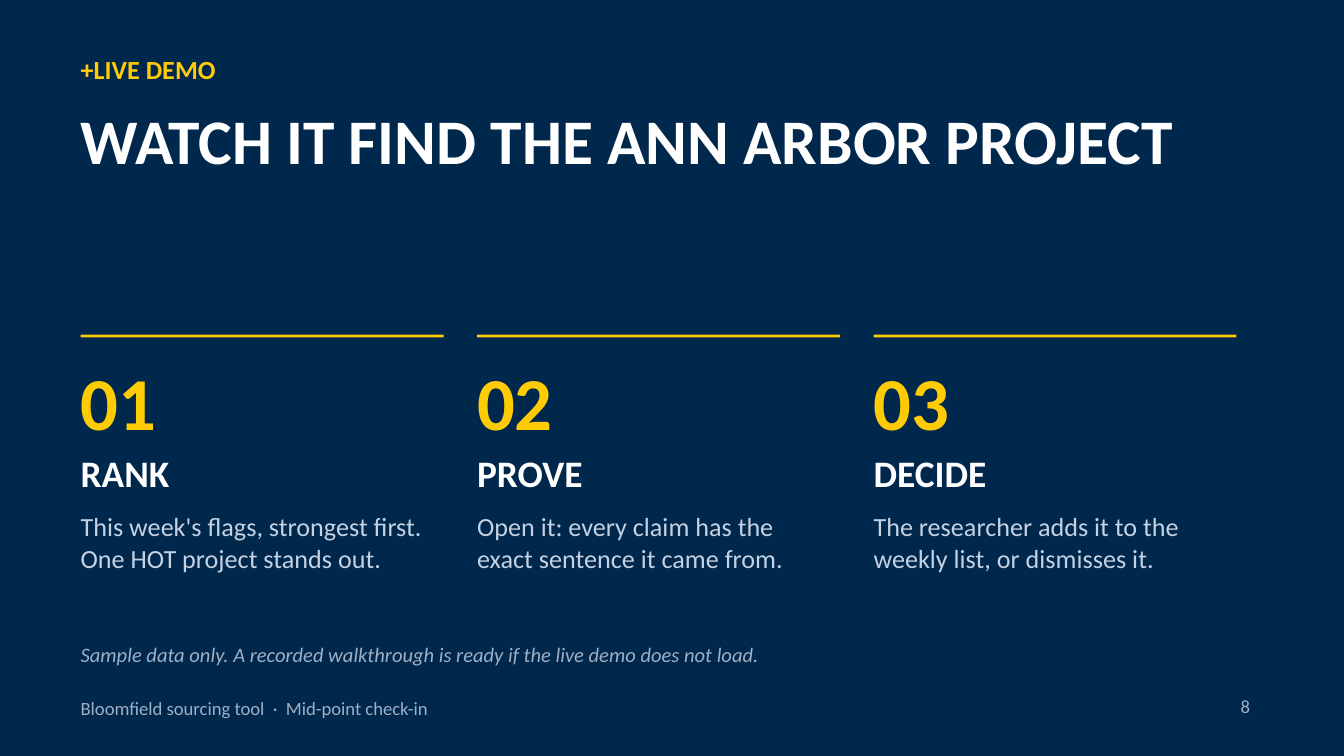
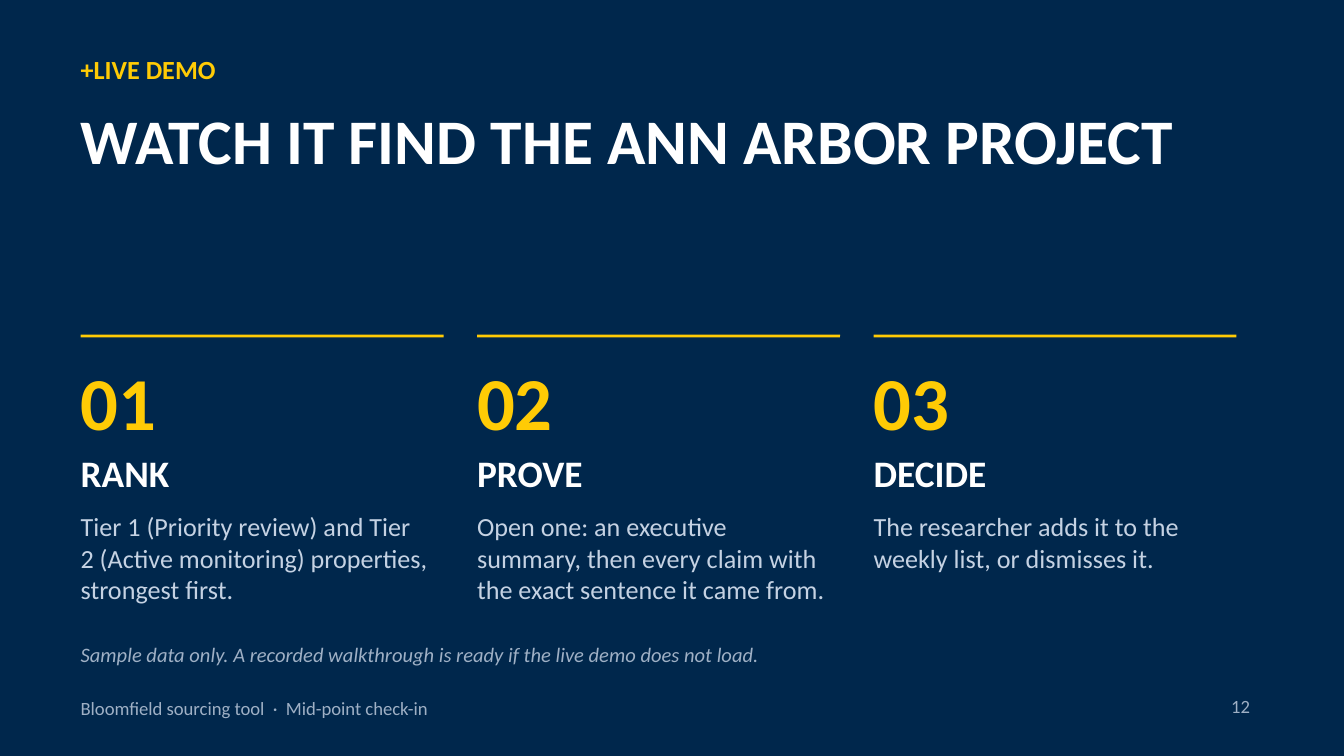
Before and after one commit to Ross-Business-Tech/Bloomfield-Project-2, a slide deck: slide 12 of pipeline/demo/deck/Bloomfield_Midpoint_Deck.pptx (slide 8 before the commit). Drawn at 1344x756 pixels with LibreOffice and Linux fonts; fonts in the diff are those of the drawing. Boxes give left, top, right and bottom in pixels: in the first picture for what was removed or moved away, otherwise in the second. Text is boxed around its words. In the diff, an @@ line names an element or a change of style, - is before the commit and + after.

```diff
--- a/pipeline/demo/deck/Bloomfield_Midpoint_Deck.pptx
+++ b/pipeline/demo/deck/Bloomfield_Midpoint_Deck.pptx
@@ text at bbox=[81, 517, 427, 604]: text changed @@
-This week's flags, strongest first. One HOT project stands out.
+Tier 1 (Priority review) and Tier 2 (Active monitoring) properties, strongest first.
@@ text at bbox=[477, 518, 824, 599]: text changed @@
-Open it: every claim has the exact sentence it came from.
+Open one: an executive summary, then every claim with the exact sentence it came from.
@@ page number at bbox=[1231, 701, 1250, 713]: text changed @@
-8
+12
```
Also in this commit, not shown: 2 other slides changed, 6 slides added, 2 slides removed, 8 other files.
